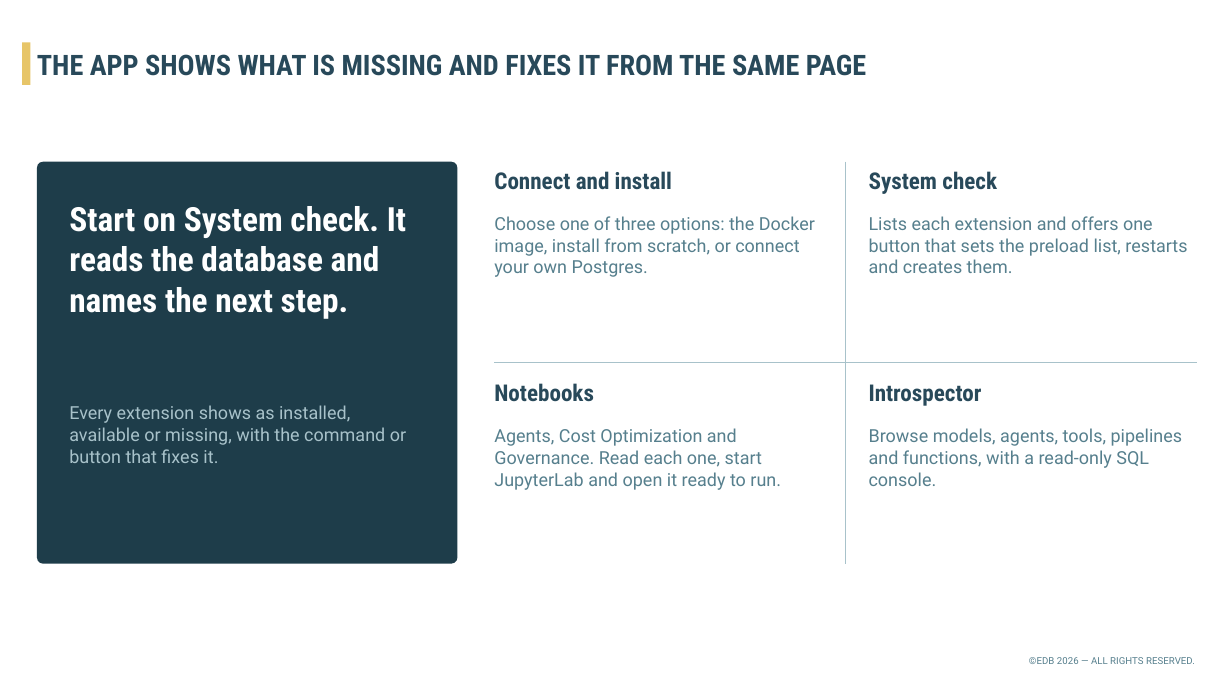
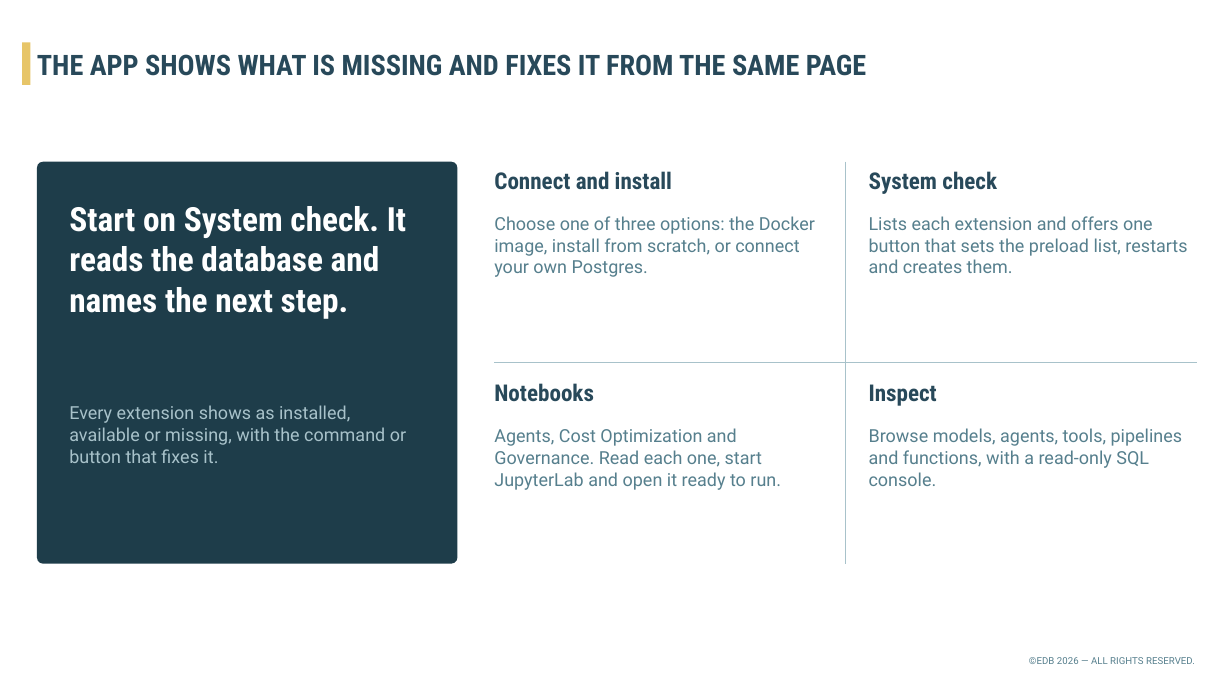
Before and after one commit to francksidi-edb/aidb-in-the-box, a slide deck: slide 6 of docs/AI-in-the-Box.pptx. Drawn at 1232x693 pixels with LibreOffice and Linux fonts; fonts in the diff are those of the drawing; background and template pictures are left out. Boxes give left, top, right and bottom in pixels: in the first picture for what was removed or moved away, otherwise in the second. Text is boxed around its words. In the diff, an @@ line names an element or a change of style, - is before the commit and + after.

Commit message:
Native Inspect pages, README, deck

```diff
--- a/docs/AI-in-the-Box.pptx
+++ b/docs/AI-in-the-Box.pptx
@@ text at <box>869,384,937,406</box>: text changed @@
-Introspector
+Inspect
```
Also in this commit, not shown: 3 other slides changed, 3 other files.
